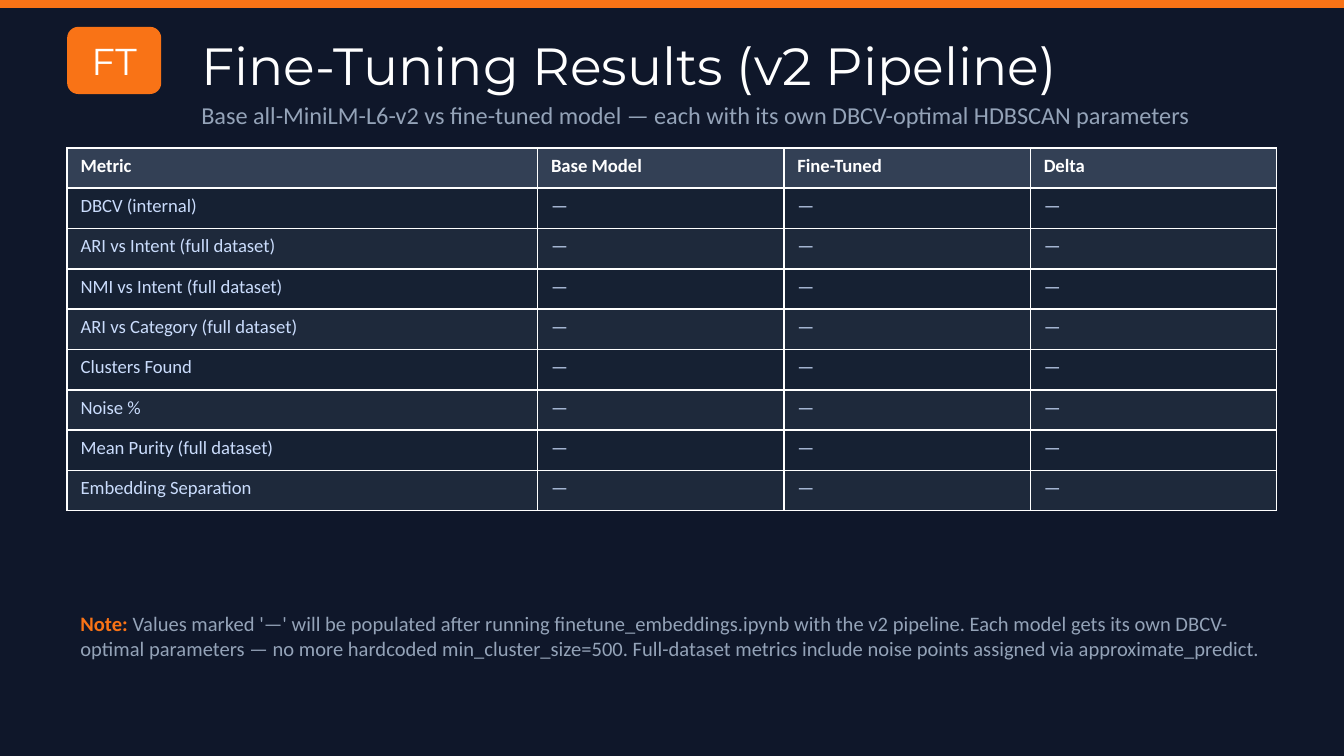
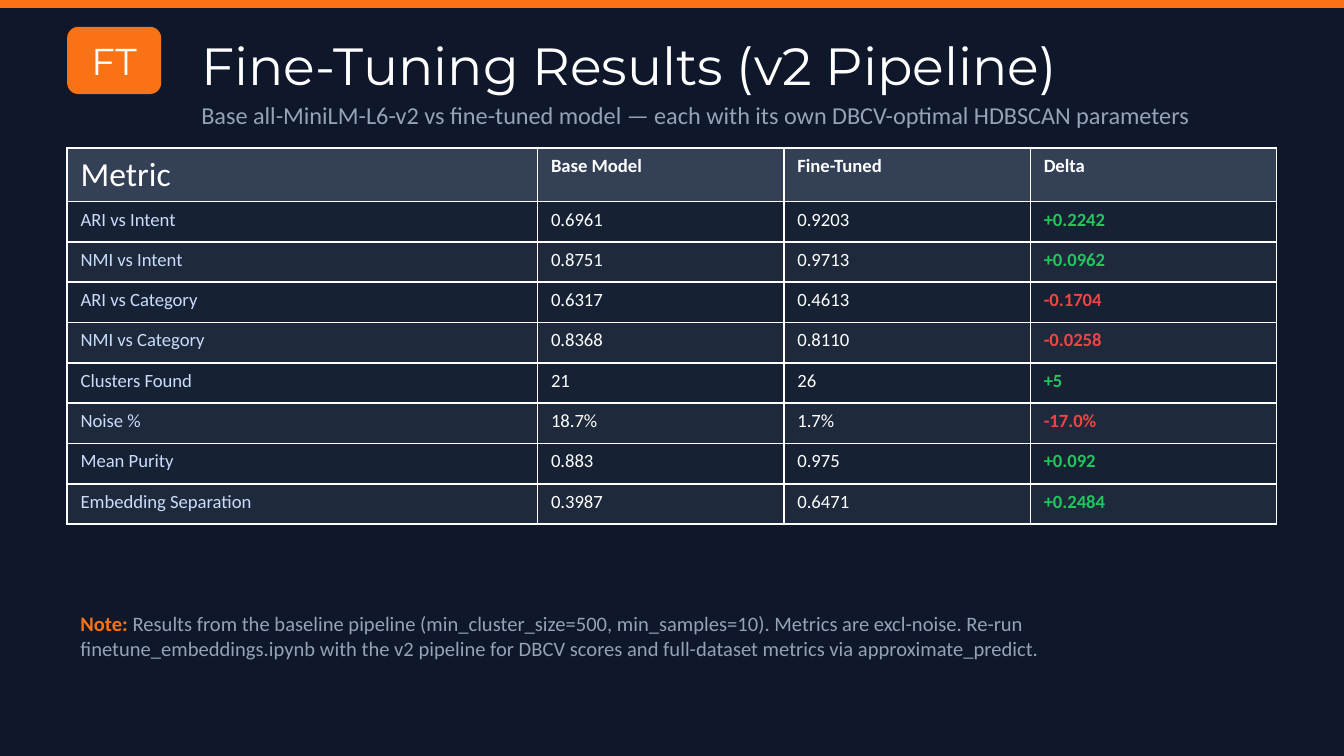
Before and after one commit to chandc/contact_center, a slide deck: slide 18 of Utterance_Clustering_Pipeline.pptx. Drawn at 1344x756 pixels with LibreOffice and Linux fonts; fonts in the diff are those of the drawing. Boxes give left, top, right and bottom in pixels: in the first picture for what was removed or moved away, otherwise in the second. Text is boxed around its words. In the diff, an @@ line names an element or a change of style, - is before the commit and + after.

```diff
--- a/Utterance_Clustering_Pipeline.pptx
+++ b/Utterance_Clustering_Pipeline.pptx
@@ table at (67,148,1275,515) @@
-row 2: DBCV (internal) | — | — | —
+row 2: ARI vs Intent | 0.6961 | 0.9203 | +0.2242
-row 3: ARI vs Intent (full dataset) | — | — | —
+row 3: NMI vs Intent | 0.8751 | 0.9713 | +0.0962
-row 4: NMI vs Intent (full dataset) | — | — | —
+row 4: ARI vs Category | 0.6317 | 0.4613 | -0.1704
-row 5: ARI vs Category (full dataset) | — | — | —
+row 5: NMI vs Category | 0.8368 | 0.8110 | -0.0258
-row 6: Clusters Found | — | — | —
+row 6: Clusters Found | 21 | 26 | +5
-row 7: Noise % | — | — | —
+row 7: Noise % | 18.7% | 1.7% | -17.0%
-row 8: Mean Purity (full dataset) | — | — | —
+row 8: Mean Purity | 0.883 | 0.975 | +0.092
-row 9: Embedding Separation | — | — | —
+row 9: Embedding Separation | 0.3987 | 0.6471 | +0.2484
@@ size 10 to 18 pt, bold off in "Metric" @@
@@ text at (80,616,1038,660): text changed @@
-Note: Values marked '—' will be populated after running finetune_embeddings.ipynb with the v2 pipeline. Each model gets its own DBCV-optimal parameters — no more hardcoded min_cluster_size=500. Full-dataset metrics include noise points assigned via approximate_predict.
+Note: Results from the baseline pipeline (min_cluster_size=500, min_samples=10). Metrics are excl-noise. Re-run finetune_embeddings.ipynb with the v2 pipeline for DBCV scores and full-dataset metrics via approximate_predict.
```
